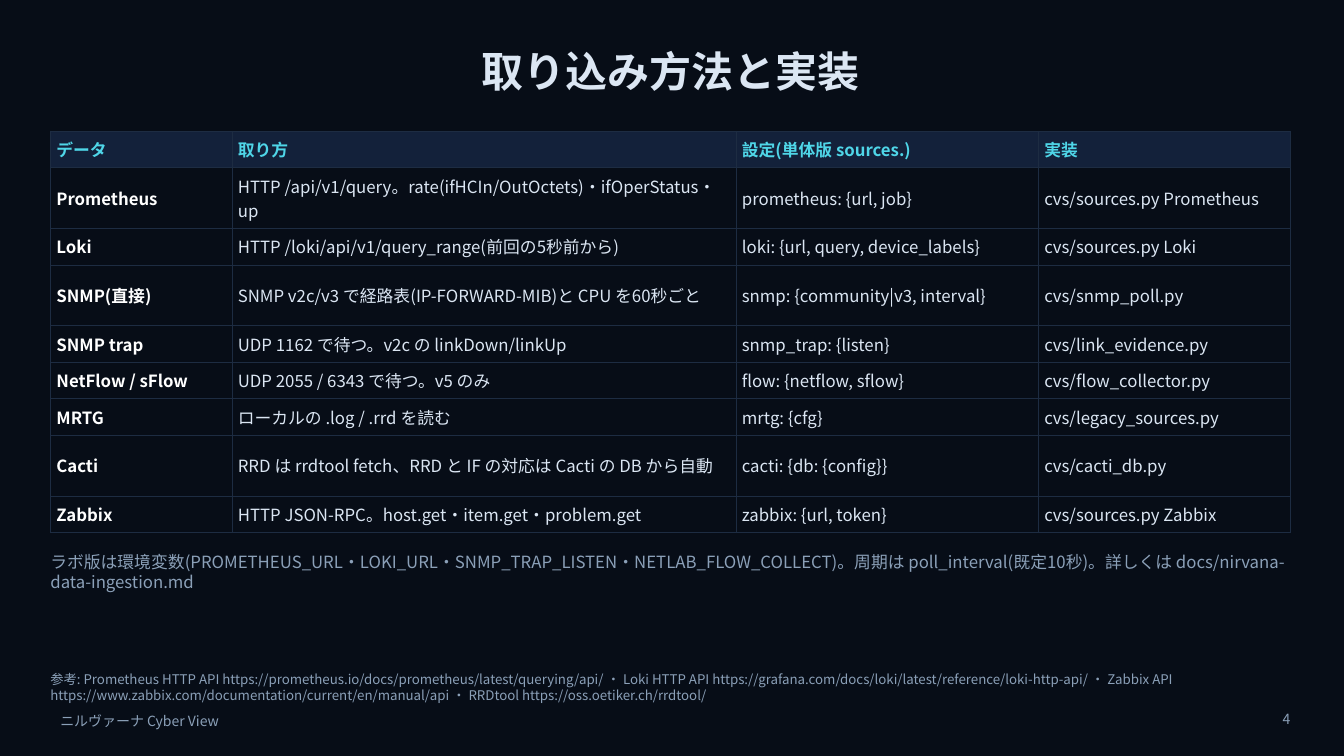
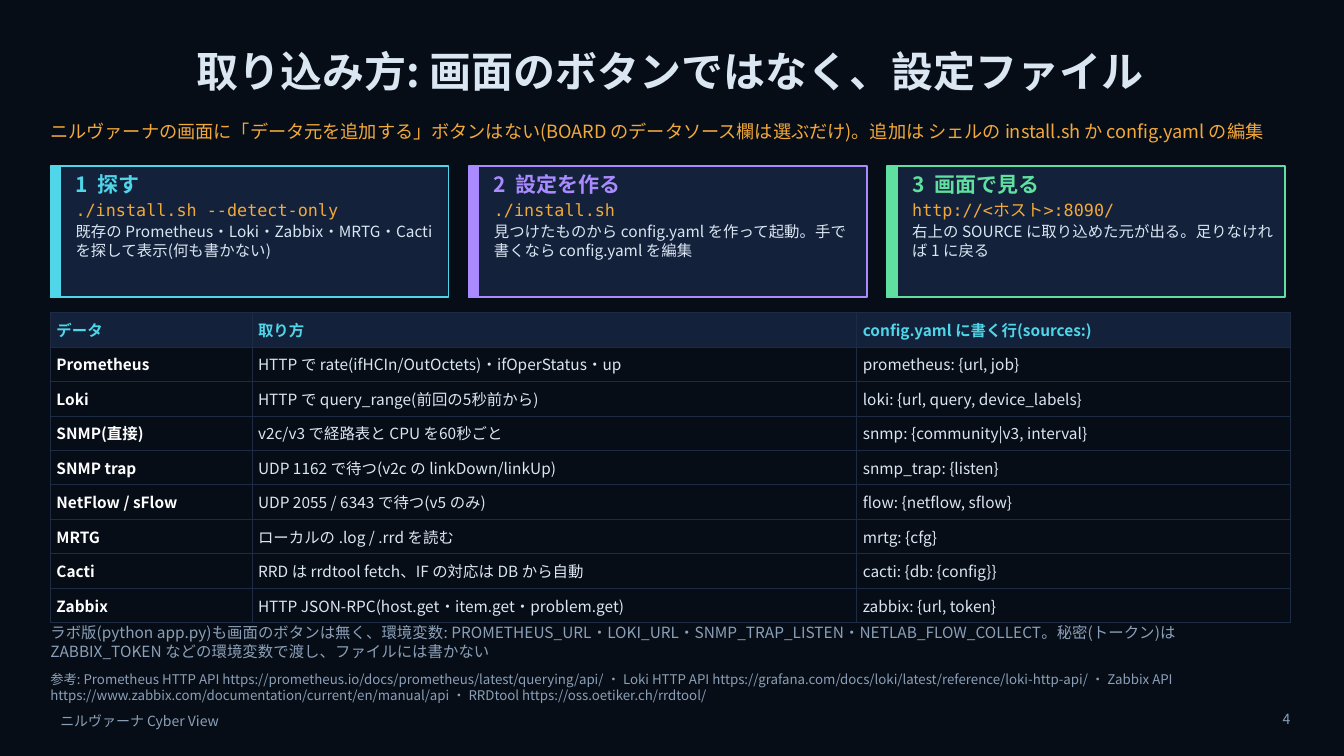
Before and after one commit to w-index-m/network-lab-emulator, a slide deck: slide 4 of docs/nirvana-introduction.pptx. Drawn at 1344x756 pixels with LibreOffice and Linux fonts; fonts in the diff are those of the drawing; background and template pictures are left out. Boxes give left, top, right and bottom in pixels: in the first picture for what was removed or moved away, otherwise in the second. Text is boxed around its words. In the diff, an @@ line names an element or a change of style, - is before the commit and + after.

```diff
--- a/docs/nirvana-introduction.pptx
+++ b/docs/nirvana-introduction.pptx
@@ title at <box>197,51,1144,91</box>: text changed @@
-取り込み方法と実装
+取り込み方: 画面のボタンではなく、設定ファイル
@@ text added at <box>50,122,1263,143</box>, 13 pt, text #F2A93B @@
+ニルヴァーナの画面に「データ元を追加する」ボタンはない(BOARD のデータソース欄は選ぶだけ)。追加は シェルの install.sh か config.yaml の編集
@@ rectangle added at <box>50,166,449,297</box>, fill #13213A, outline #4FD6E8 1.25 pt @@
@@ rectangle added at <box>50,166,60,297</box>, fill #4FD6E8, outline #4FD6E8 1 pt @@
@@ text added at <box>76,174,432,259</box>, 11 pt, text #DBE6F3 @@
+1 探す
+./install.sh --detect-only
+既存の Prometheus・Loki・Zabbix・MRTG・Cacti を探して表示(何も書かない)
@@ rectangle added at <box>469,166,867,297</box>, fill #13213A, outline #A98BFF 1.25 pt @@
@@ rectangle added at <box>469,166,479,297</box>, fill #A98BFF, outline #A98BFF 1 pt @@
@@ text added at <box>494,174,846,260</box>, 11 pt, text #DBE6F3 @@
+2 設定を作る
+./install.sh
+見つけたものから config.yaml を作って起動。手で書くなら config.yaml を編集
@@ rectangle added at <box>887,166,1286,297</box>, fill #13213A, outline #5FE0A0 1.25 pt @@
@@ rectangle added at <box>887,166,897,297</box>, fill #5FE0A0, outline #5FE0A0 1 pt @@
@@ text added at <box>912,175,1273,257</box>, 11 pt, text #DBE6F3 @@
+3 画面で見る
+http://<ホスト>:8090/
+右上の SOURCE に取り込めた元が出る。足りなければ 1 に戻る
@@ table at <box>50,313,1291,620</box> @@
-column 2: 取り方 | HTTP /api/v1/query。rate(ifHCIn/OutOctets)・ifOperStatus・up | HTTP /loki/api/v1/query_range(前回の5秒前から) | SNMP v2c/v3 で経路表(IP-FORWARD-MIB)と CPU を60秒ごと | UDP 1162 で待つ。v2c の linkDown/linkUp | UDP 2055 / 6343 で待つ。v5 のみ | ローカルの .log / .rrd を読む | RRD は rrdtool fetch、RRD と IF の対応は Cacti の DB から自動 | HTTP JSON-RPC。host.get・item.get・problem.get
-column 3: 設定(単体版 sources.) | prometheus: {url, job} | loki: {url, query, device_labels} | snmp: {community|v3, interval} | snmp_trap: {listen} | flow: {netflow, sflow} | mrtg: {cfg} | cacti: {db: {config}} | zabbix: {url, token}
-column 4: 実装 | cvs/sources.py Prometheus | cvs/sources.py Loki | cvs/snmp_poll.py | cvs/link_evidence.py | cvs/flow_collector.py | cvs/legacy_sources.py | cvs/cacti_db.py | cvs/sources.py Zabbix
+column 2: 取り方 | HTTP で rate(ifHCIn/OutOctets)・ifOperStatus・up | HTTP で query_range(前回の5秒前から) | v2c/v3 で経路表と CPU を60秒ごと | UDP 1162 で待つ(v2c の linkDown/linkUp) | UDP 2055 / 6343 で待つ(v5 のみ) | ローカルの .log / .rrd を読む | RRD は rrdtool fetch、IF の対応は DB から自動 | HTTP JSON-RPC(host.get・item.get・problem.get)
+column 3: config.yaml に書く行(sources:) | prometheus: {url, job} | loki: {url, query, device_labels} | snmp: {community|v3, interval} | snmp_trap: {listen} | flow: {netflow, sflow} | mrtg: {cfg} | cacti: {db: {config}} | zabbix: {url, token}
@@ table: place and size @@
-table at <box>50,131,1291,529</box>
+table at <box>50,313,1291,620</box>
@@ text at <box>50,625,1175,659</box>: text changed; size 12 to 11 pt @@
-ラボ版は環境変数(PROMETHEUS_URL・LOKI_URL・SNMP_TRAP_LISTEN・NETLAB_FLOW_COLLECT)。周期は poll_interval(既定10秒)。詳しくは docs/nirvana-data-ingestion.md
+ラボ版(python app.py)も画面のボタンは無く、環境変数: PROMETHEUS_URL・LOKI_URL・SNMP_TRAP_LISTEN・NETLAB_FLOW_COLLECT。秘密(トークン)は ZABBIX_TOKEN などの環境変数で渡し、ファイルには書かない
```
Also in this commit, not shown: 3 other slides changed.
